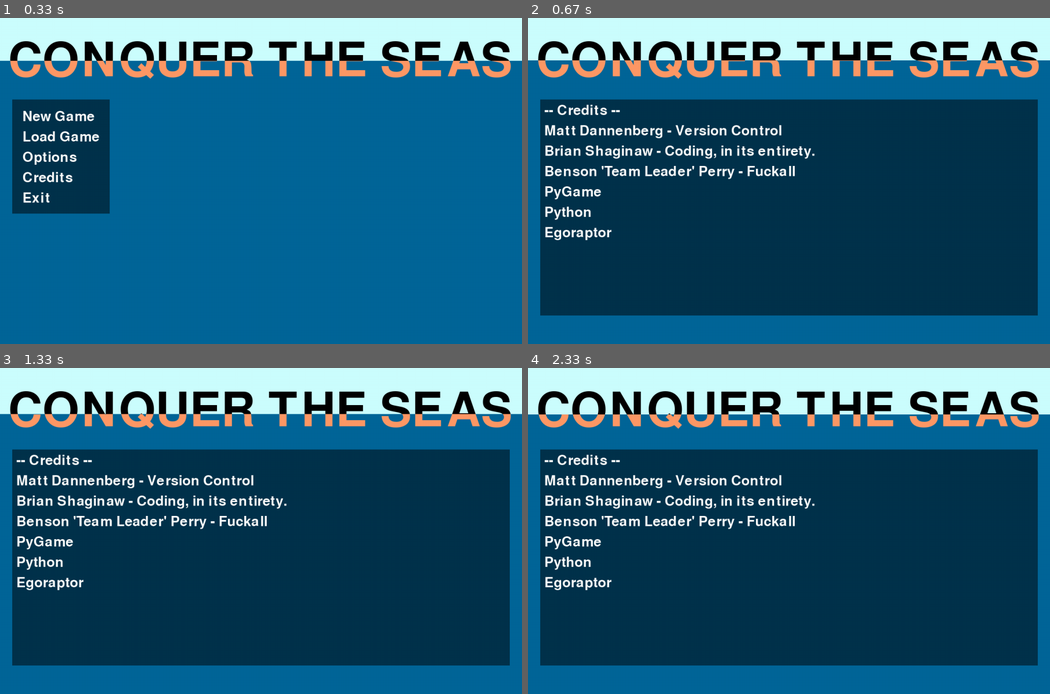
Above: before the commit, frames 1-4 (two rows, left to right).
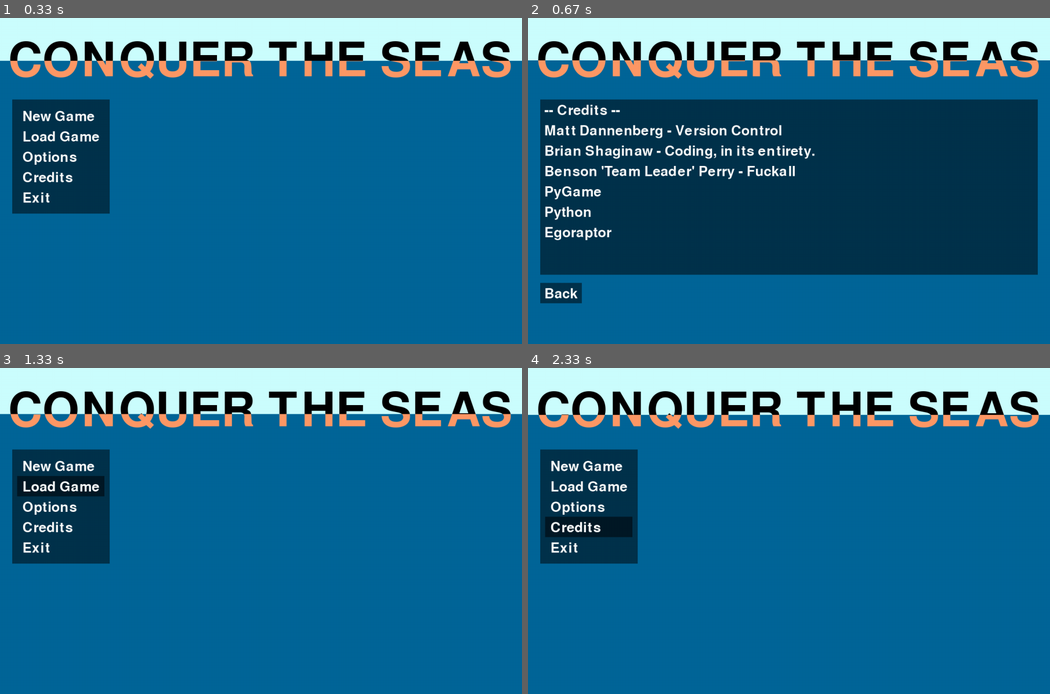
Above: after the commit, the same moments.

Repository: dannenberg/LIFDOFF
Game: pygame game, started from examples/GunJumper/src/main.py
The game is run twice, just before and just after one commit, with the same random seed, the same clock (stepped at 60 frames per second) and the same inputs. The source is Python 2; it was converted automatically to run under Python 3.
Inputs (mouse positions are in pixels of both pictures, inside the frame that each line leads up to):
- Up to frame 1 (0.33 s): no input
- Up to frame 2 (0.67 s): click (580, 174) at 0.38 s
- Up to frame 3 (1.33 s): click (31, 641) at 0.72 s; click (99, 482) at 1.05 s
- Up to frame 4 (2.33 s): click (982, 645) at 1.38 s; click (601, 521) at 1.72 s; click (559, 641) at 2.05 s

Frame 1 is identical in both runs. In frame 2, 12% of the frame differs, in the area x 2-98%, y 78-92%; in frame 3, 59%; in frame 4, 60%, in the area x 0-100%, y 14-92%.

Commit message:
Credits has back button, main screen doesnt store transition after transitions, thought of another small todo.

Diff:
--- a/examples/GunJumper/small_todos.txt
+++ b/examples/GunJumper/small_todos.txt
@@ -2,4 +2,4 @@
 =============
 - Screen transitions are HI-LARIOUSLY bad. Fix dat.
 - Imports from different directories so that it's not a file-dump.
--
+- Fix the hitboxes on the clicks because they're ALMOST right?
--- a/examples/GunJumper/src/creditsscreen.py
+++ b/examples/GunJumper/src/creditsscreen.py
@@ -10,6 +10,10 @@
         self.waterLevel = 0 #defines the height of the water in the background
         self.waterRange = 16 #how much the water level fluctuates
         self.smallerfont = pygame.font.Font(None, 50) #font for menu items
+        def go_back(someone, mpos):
+            self.command = "transition main"
+        self.clickbox.append((30,650,102,50), go_back)
+        self.command = ""
 
     def display(self, screen):
         Screen.display(self, screen) #calls super
@@ -31,7 +35,7 @@
 
         ####################################
 
-        textbox = pygame.Surface((1220, 530), pygame.SRCALPHA)
+        textbox = pygame.Surface((1220, 430), pygame.SRCALPHA)
         textbox.fill((0, 0, 0, 128))
         for i,x in enumerate(("-- Credits --\nMatt Dannenberg - Version Control\nBrian Shaginaw - Coding, in its entirety.\nBenson 'Team Leader' Perry - Fuckall"\
                              +"\nPyGame\nPython\nEgoraptor").split("\n")):
@@ -40,4 +44,12 @@
 
         screen.blit(textbox, (30, 200))
 
-        return ""
+        text = self.smallerfont.render("Back", True, Screen.color["white"])
+        backbox = pygame.Surface((text.get_width()+20,50), pygame.SRCALPHA)
+        backbox.fill((0,0,0,128))
+        backbox.blit(text, (10,10))
+        screen.blit(backbox, (30, 650))
+
+        hold = self.command
+        self.command = ""
+        return hold
--- a/examples/GunJumper/src/mainscreen.py
+++ b/examples/GunJumper/src/mainscreen.py
@@ -127,7 +127,9 @@
 
         screen.blit(textbox, (30, 200))
 
-        return self.command
+        hold = self.command
+        self.command = ""
+        return hold
 
     def maxwidth(self, optionlist):
         return max([self.smallerfont.render(x, True, Screen.color["white"]).get_width() for x in optionlist])
